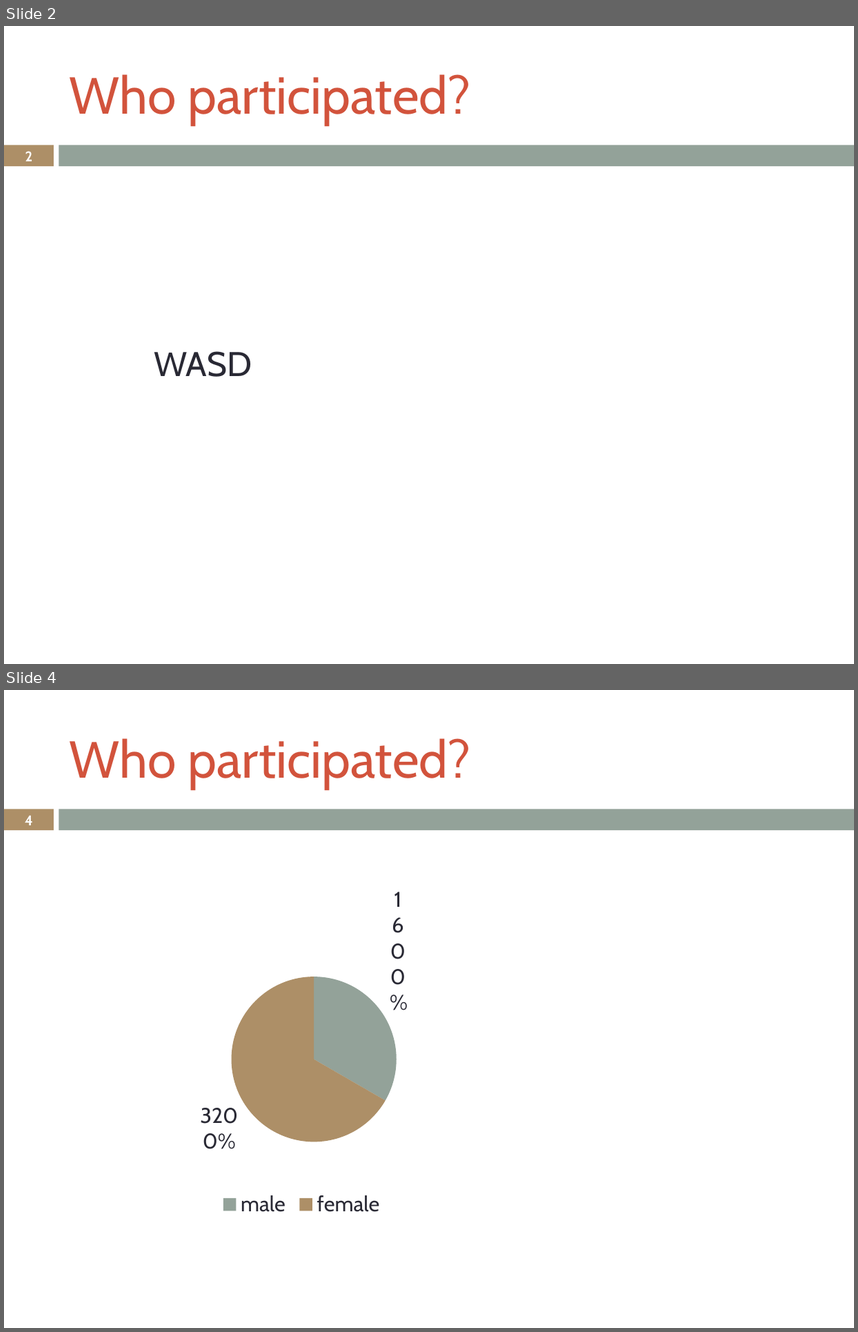
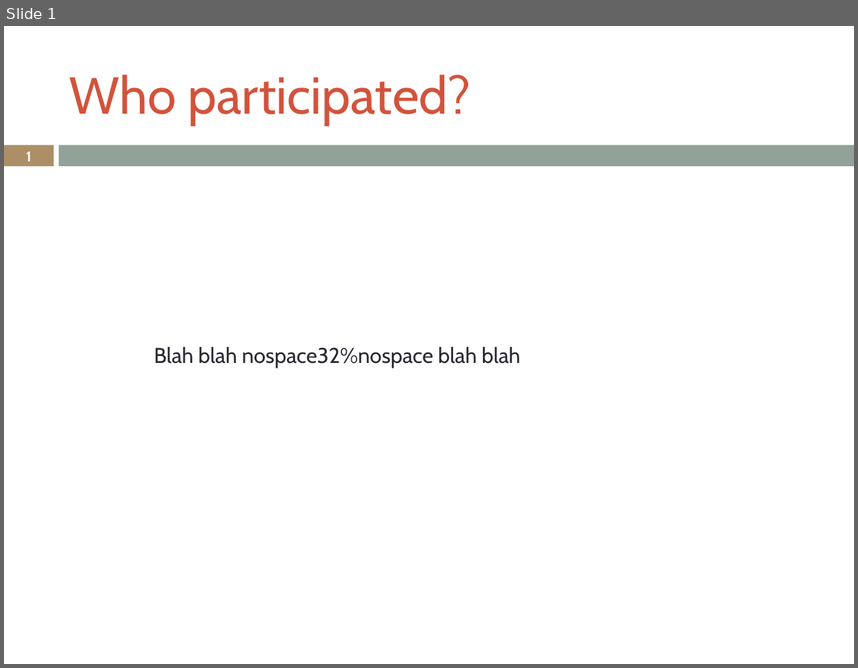
Before and after one commit to LukeSteg/LCABiometric, a slide deck: exampleOutput.pptx. Shown one above the other, each under a label of ours: slides 2 and 4 before the commit, slide 1 after it; the slides between them are not shown. The pictures are 858x1332 and 858x668 pixels, drawn with LibreOffice and Linux fonts; fonts in the diff are those of the drawing. Boxes give left, top, right and bottom in pixels: in the first picture for what was removed or moved away, otherwise in the second. Text is boxed around its words. In the diff, an @@ line names an element or a change of style, - is before the commit and + after.

```diff
--- a/exampleOutput.pptx
+++ b/exampleOutput.pptx
@@ slide 4 removed at box(4, 690, 854, 1328), background #FFFFFF; not listed: 2 template elements that a slide beside it also shows @@
@@ title removed at box(70, 738, 471, 789) @@
-Who participated?
@@ page number removed at box(25, 816, 33, 825) @@
-4
@@ pie chart removed at box(174, 860, 429, 1221) @@
-categories: male, female
-Series 1: 16, 32
@@ what was slide 2 is now slide 1 @@
@@ slide 1 changed as well @@
@@ page number at box(26, 152, 32, 161): text changed @@
-2
+1
@@ text at box(154, 346, 520, 368): text changed; size 29 to 18.1 pt @@
-WASD
+Blah blah nospace32%nospace blah blah
```
Also in this commit, not shown: 1 slide added, 4 other slides removed, 4 other files.
